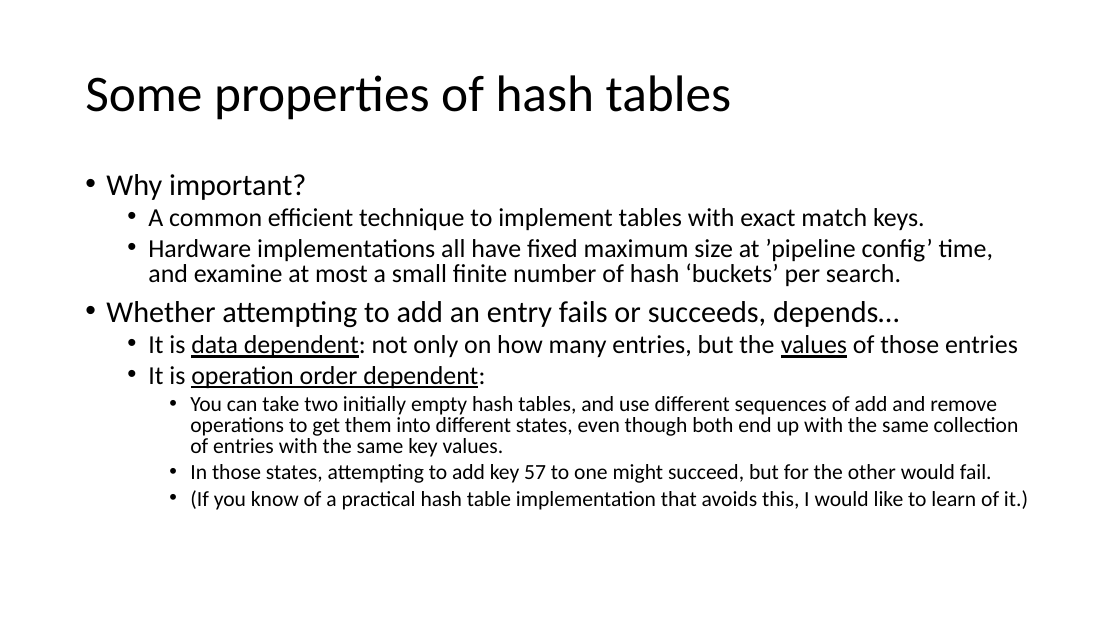
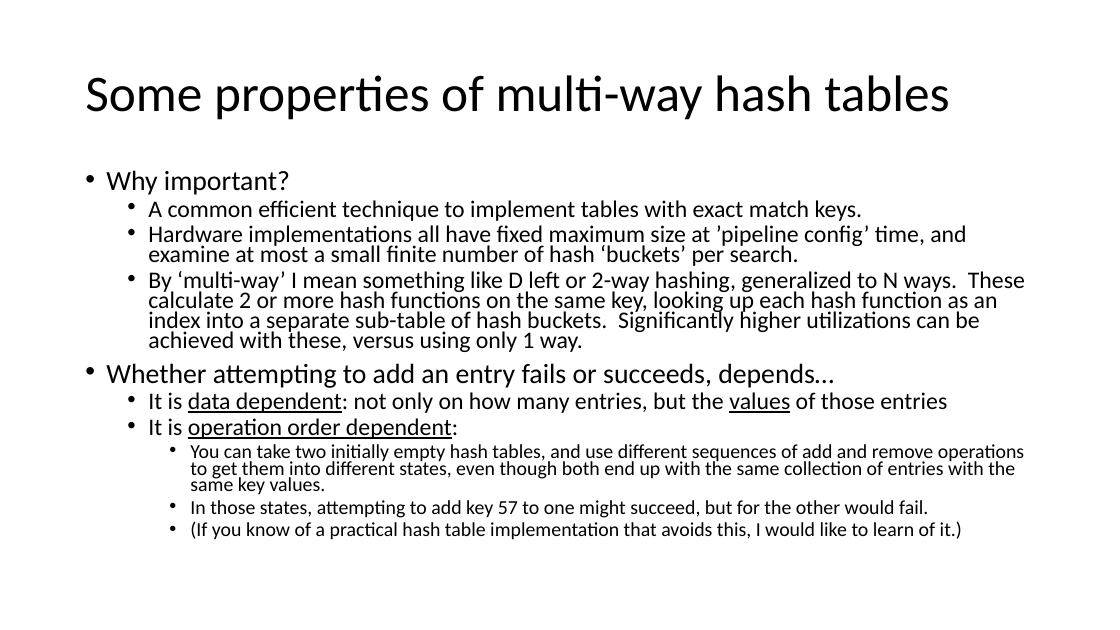
Before and after one commit to jafingerhut/p4-guide, a slide deck: slide 6 of docs/p4runtime api batch operations.pptx. Drawn at 1120x630 pixels with LibreOffice and Linux fonts; fonts in the diff are those of the drawing. Boxes give left, top, right and bottom in pixels: in the first picture for what was removed or moved away, otherwise in the second. Text is boxed around its words. In the diff, an @@ line names an element or a change of style, - is before the commit and + after.

```diff
--- a/docs/p4runtime api batch operations.pptx
+++ b/docs/p4runtime api batch operations.pptx
@@ title at box(85, 75, 949, 120): text changed @@
-Some properties of hash tables
+Some properties of multi-way hash tables
@@ text at box(106, 170, 1024, 540): size 25.9 to 23.8 pt in "Why important?", "Whether attempting to add an entry fails ..."; size 22.2 to 20.4 pt in "A common efficient technique to implement tables ...", "Hardware implementations all have fixed maximum size ...", "It is data dependent: not only on ...", "It is operation order dependent:"; size 18.5 to 17 pt in "You can take two initially empty hash ...", "In those states, attempting to add key ...", "(If you know of a practical hash ..."; line spacing 0.8 to 0.7 @@
@@ text at box(148, 271, 1025, 352): paragraph added @@
+  • By ‘multi-way’ I mean something like D left or 2-way hashing, generalized to N ways. These calculate 2 or more hash functions on the same key, looking up each hash function as an index into a separate sub-table of hash buckets. Significantly higher utilizations can be achieved with these, versus using only 1 way.
```
Also in this commit, not shown: 2 other files.
